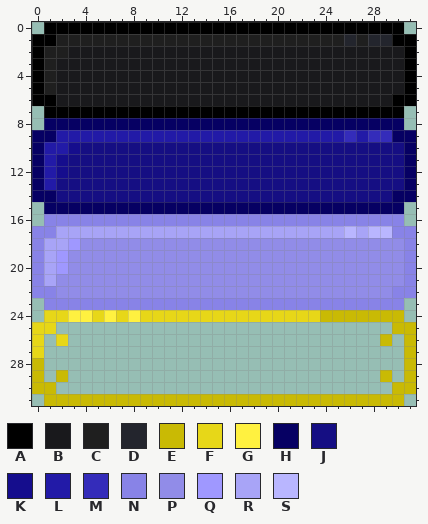
Edited in one commit: pixel-art sprite (assets/sprites/button.png). The first picture shows the starting point.
The file is 32x32 pixels. Colours within 5 levels of each other are drawn and written as one.
Palette (. is transparent): A #000000  B #19191c  C #1f1f1f  D #23252d  E #c9ba04  F #e7d718  G #fff140  H #060063  J #150e83  K #150d8d  L #221aa7  M #342cba  N #8883e7  P #918ce8  Q #9f98ff  R #a8a4f7  S #b9b6ff
The same view after the edit:
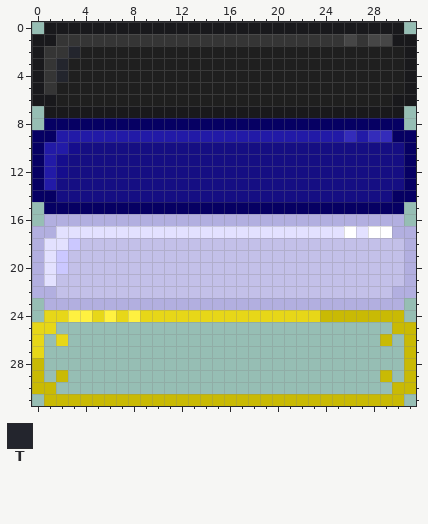
Colours new in this view: T #23252d
From old to new:
colour A: #000000 -> #19191c
colour B: #19191c -> #1f1f1f
colour C: #1f1f1f -> #353535
colour D: #23252d -> #464646
colour N: #8883e7 -> #b2afe0
colour P: #918ce8 -> #c3c0e9
colour Q: #9f98ff -> #cbc8ff
colour R: #a8a4f7 -> #e3e1ff
colour S: #b9b6ff -> #ffffff
y 2: x 3 B -> T
y 3..4: x 2 B -> T
Changed places in both pictures, as pixel boxes (x1, y1, x2, y2):
changed: (32, 22, 416, 118)
changed: (32, 214, 416, 310)
